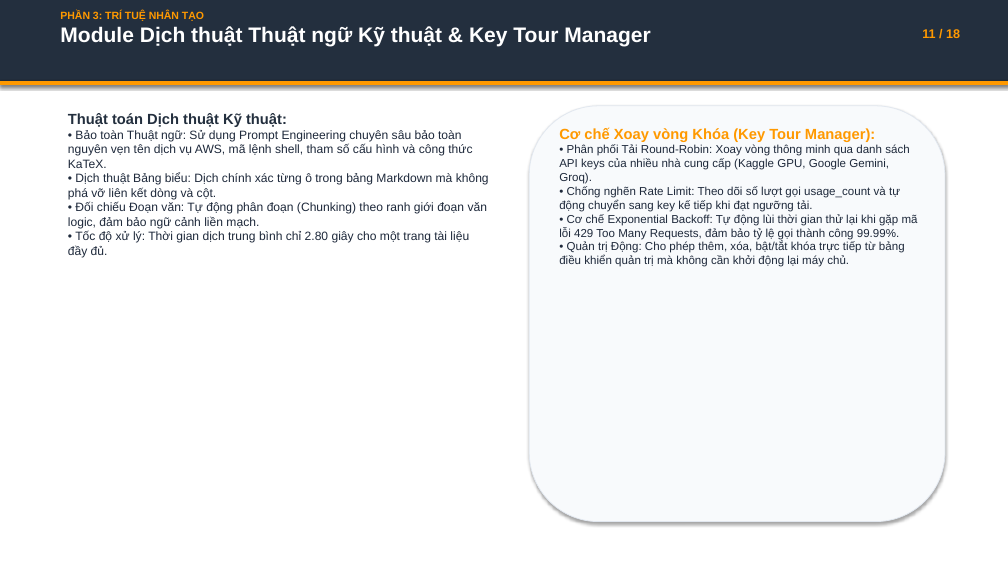
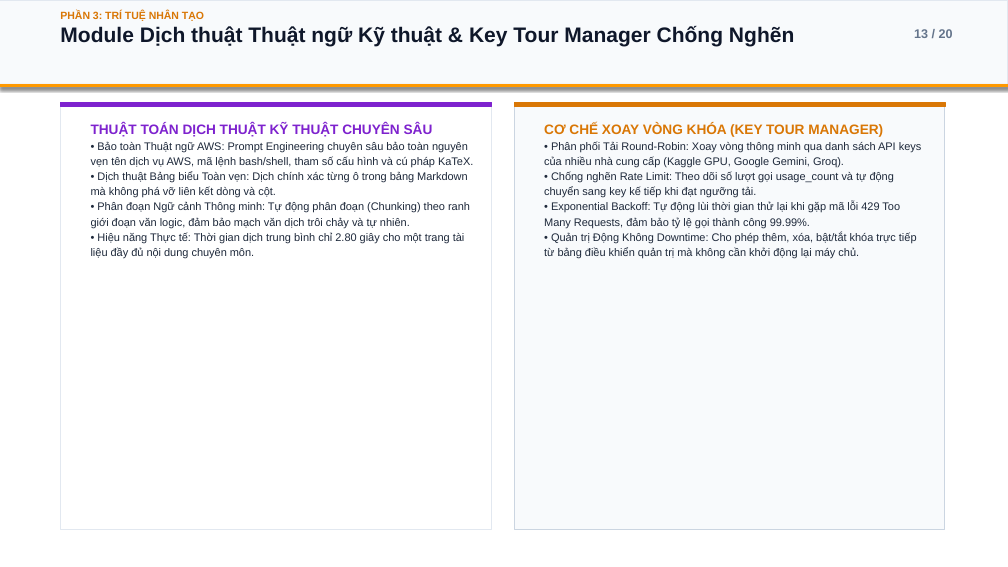
Before and after one commit to Lamhuy0489/workshop, a slide deck: slide 13 of static/downloads/Slide_Bao_Cao_Tot_Nghiep_HUCE_Lam_Quang_Huy.pptx (slide 11 before the commit). Drawn at 1008x567 pixels with LibreOffice and Linux fonts; fonts in the diff are those of the drawing. Boxes give left, top, right and bottom in pixels: in the first picture for what was removed or moved away, otherwise in the second. Text is boxed around its words. In the diff, an @@ line names an element or a change of style, - is before the commit and + after.

Commit message:
feat: cap nhat bo slide thuyet trinh Light Theme PPTX PDF va so do Retina kiem chung

```diff
--- a/static/downloads/Slide_Bao_Cao_Tot_Nghiep_HUCE_Lam_Quang_Huy.pptx
+++ b/static/downloads/Slide_Bao_Cao_Tot_Nghiep_HUCE_Lam_Quang_Huy.pptx
@@ rectangle: place and size @@
-rectangle at <box>0,0,1008,83</box>
+rectangle at <box>0,0,1008,87</box>
@@ rectangle at <box>0,0,1008,87</box>: fill #232F3E to #F8FAFC; outline #232F3E 0.75 pt to #E2E8F0 1 pt @@
@@ text at <box>60,26,794,47</box>: text changed; text colour #FFFFFF to #0F172A @@
-Module Dịch thuật Thuật ngữ Kỹ thuật & Key Tour Manager
+Module Dịch thuật Thuật ngữ Kỹ thuật & Key Tour Manager Chống Nghẽn
@@ text at <box>60,11,204,21</box>: text colour #FF9900 to #D97706 in "PHẦN 3: TRÍ TUỆ NHÂN TẠO" @@
@@ text added at <box>914,29,953,38</box>, 12 pt, text #64748B, bold @@
+13 / 20
@@ text removed at <box>922,29,960,38</box> @@
-11 / 18
@@ rectangle added at <box>60,102,492,529</box>, fill #FFFFFF, outline #E2E8F0 1 pt @@
@@ rectangle added at <box>60,102,492,107</box>, fill #7E22CE, outline #7E22CE 0.75 pt @@
@@ rectangle added at <box>514,102,945,529</box>, fill #F8FAFC, outline #CBD5E1 1 pt @@
@@ rectangle added at <box>514,102,945,107</box>, fill #D97706, outline #D97706 0.75 pt @@
@@ rounded rectangle removed at <box>529,106,945,522</box> @@
@@ text "CƠ CHẾ XOAY VÒNG KHÓA ...": place and size @@
-text "CƠ CHẾ XOAY VÒNG KHÓA ..." at <box>559,127,918,267</box>
+text "CƠ CHẾ XOAY VÒNG KHÓA ..." at <box>544,123,922,259</box>
@@ text at <box>91,123,473,259</box>: text changed; size 11.5 to 10.5 pt @@
-Thuật toán Dịch thuật Kỹ thuật:
-• Bảo toàn Thuật ngữ: Sử dụng Prompt Engineering chuyên sâu bảo toàn nguyên vẹn tên dịch vụ AWS, mã lệnh shell, tham số cấu hình và công thức KaTeX.
-• Dịch thuật Bảng biểu: Dịch chính xác từng ô trong bảng Markdown mà không phá vỡ liên kết dòng và cột.
-• Đối chiếu Đoạn văn: Tự động phân đoạn (Chunking) theo ranh giới đoạn văn logic, đảm bảo ngữ cảnh liền mạch.
-• Tốc độ xử lý: Thời gian dịch trung bình chỉ 2.80 giây cho một trang tài liệu đầy đủ.
+THUẬT TOÁN DỊCH THUẬT KỸ THUẬT CHUYÊN SÂU
+• Bảo toàn Thuật ngữ AWS: Prompt Engineering chuyên sâu bảo toàn nguyên vẹn tên dịch vụ AWS, mã lệnh bash/shell, tham số cấu hình và cú pháp KaTeX.
+• Dịch thuật Bảng biểu Toàn vẹn: Dịch chính xác từng ô trong bảng Markdown mà không phá vỡ liên kết dòng và cột.
+• Phân đoạn Ngữ cảnh Thông minh: Tự động phân đoạn (Chunking) theo ranh giới đoạn văn logic, đảm bảo mạch văn dịch trôi chảy và tự nhiên.
+• Hiệu năng Thực tế: Thời gian dịch trung bình chỉ 2.80 giây cho một trang tài liệu đầy đủ nội dung chuyên môn.
@@ text at <box>544,123,883,137</box>: text changed; size 14 to 13 pt; text colour #FF9900 to #D97706 @@
-Cơ chế Xoay vòng Khóa (Key Tour Manager):
+CƠ CHẾ XOAY VÒNG KHÓA (KEY TOUR MANAGER)
@@ text at <box>544,141,922,198</box>: size 11 to 10.5 pt in "• Phân phối Tải Round-Robin: Xoay vòng ...", "• Chống nghẽn Rate Limit: Theo dõi ..."; line spacing 1 to 1.15 @@
@@ text at <box>544,202,917,259</box>: text changed; size 11 to 10.5 pt @@
-• Cơ chế Exponential Backoff: Tự động lùi thời gian thử lại khi gặp mã lỗi 429 Too Many Requests, đảm bảo tỷ lệ gọi thành công 99.99%.
-• Quản trị Động: Cho phép thêm, xóa, bật/tắt khóa trực tiếp từ bảng điều khiển quản trị mà không cần khởi động lại máy chủ.
+• Exponential Backoff: Tự động lùi thời gian thử lại khi gặp mã lỗi 429 Too Many Requests, đảm bảo tỷ lệ gọi thành công 99.99%.
+• Quản trị Động Không Downtime: Cho phép thêm, xóa, bật/tắt khóa trực tiếp từ bảng điều khiển quản trị mà không cần khởi động lại máy chủ.
```
Also in this commit, not shown: 14 other slides changed, 5 slides added, 3 slides removed, 7 other files.
